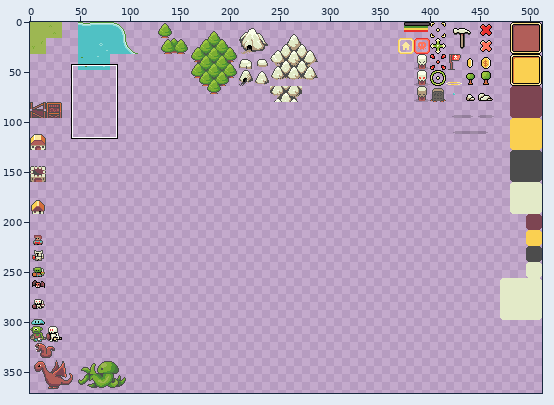
Edited in one commit: sprite sheet (TownRaiser/TownRaiser/TownRaiserContent/MainTileset.png). The first picture is a wide view before the edit; the outline marks the close-up.
Close-up. Earlier state:
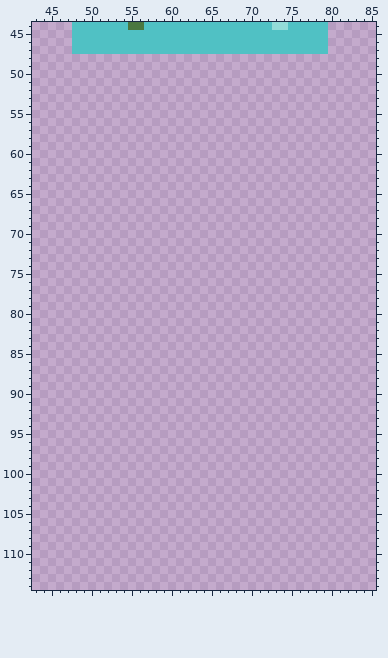
The file is 512x512 pixels. Colours within 5 levels of each other are drawn and written as one. Shown: x 43..85, y 44..114. The wide view leaves out empty margins.
Now the later version:
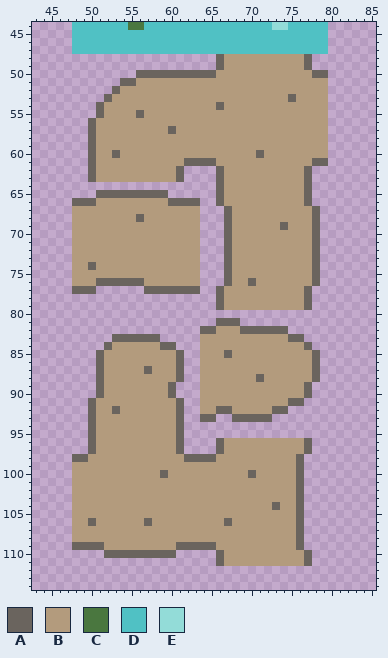
Palette (. is transparent): A #6a645e  B #b39b7d  C #4a773f  D #50c1c4  E #93dcd8
Change:
Changed rows in their new state; - is an unchanged pixel.
first column x 48:
 48 ------------------ABBBBBBBBBBA--
 49 ------------------ABBBBBBBBBBA--
 50 --------AAAAAAAAAABBBBBBBBBBBBAA
 51 ------AABBBBBBBBBBBBBBBBBBBBBBBB
 52 -----ABBBBBBBBBBBBBBBBBBBBBBBBBB
 53 ----ABBBBBBBBBBBBBBBBBBBBBBABBBB
 54 ---ABBBBBBBBBBBBBBABBBBBBBBBBBBB
 55 ---ABBBBABBBBBBBBBBBBBBBBBBBBBBB
 56 --ABBBBBBBBBBBBBBBBBBBBBBBBBBBBB
 57 --ABBBBBBBBBABBBBBBBBBBBBBBBBBBB
 58 --ABBBBBBBBBBBBBBBBBBBBBBBBBBBBB
 59 --ABBBBBBBBBBBBBBBBBBBBBBBBBBBBB
 60 --ABBABBBBBBBBBBBBBBBBBABBBBBBBB
 61 --ABBBBBBBBBBBAAAABBBBBBBBBBBBAA
 62 --ABBBBBBBBBBA----ABBBBBBBBBBA--
 63 --ABBBBBBBBBBA----ABBBBBBBBBBA--
 64 ------------------ABBBBBBBBBBA--
 65 ---AAAAAAAAA------ABBBBBBBBBBA--
 66 AAABBBBBBBBBAAAA--ABBBBBBBBBBA--
 67 BBBBBBBBBBBBBBBB---ABBBBBBBBBBA-
 68 BBBBBBBBABBBBBBB---ABBBBBBBBBBA-
 69 BBBBBBBBBBBBBBBB---ABBBBBBABBBA-
 70 BBBBBBBBBBBBBBBB---ABBBBBBBBBBA-
 71 BBBBBBBBBBBBBBBB---ABBBBBBBBBBA-
 72 BBBBBBBBBBBBBBBB---ABBBBBBBBBBA-
 73 BBBBBBBBBBBBBBBB---ABBBBBBBBBBA-
 74 BBABBBBBBBBBBBBB---ABBBBBBBBBBA-
 75 BBBBBBBBBBBBBBBB---ABBBBBBBBBBA-
 76 BBBAAAAAABBBBBBB---ABBABBBBBBBA-
 77 AAA------AAAAAAA--ABBBBBBBBBBA--
 78 ------------------ABBBBBBBBBBA--
 79 ------------------ABBBBBBBBBBA--
 81 ------------------AAA-----------
 82 ----------------AABBBAAAAAA-----
 83 -----AAAAAA-----BBBBBBBBBBBAA---
 84 ----ABBBBBBAA---BBBBBBBBBBBBBA--
 85 ---ABBBBBBBBBA--BBBABBBBBBBBBBA-
 86 ---ABBBBBBBBBA--BBBBBBBBBBBBBBA-
 87 ---ABBBBBABBBA--BBBBBBBBBBBBBBA-
 88 ---ABBBBBBBBBA--BBBBBBBABBBBBBA-
 89 ---ABBBBBBBBA---BBBBBBBBBBBBBA--
 90 ---ABBBBBBBBA---BBBBBBBBBBBBBA--
 91 --ABBBBBBBBBBA--BBBBBBBBBBBAA---
 92 --ABBABBBBBBBA--BBAABBBBBAA-----
 93 --ABBBBBBBBBBA--AA--AAAAA-------
 94 --ABBBBBBBBBBA------------------
 95 --ABBBBBBBBBBA------------------
 96 --ABBBBBBBBBBA----ABBBBBBBBBBA--
 97 --ABBBBBBBBBBA----ABBBBBBBBBBA--
 98 AABBBBBBBBBBBBAAAABBBBBBBBBBA---
 99 BBBBBBBBBBBBBBBBBBBBBBBBBBBBA---
100 BBBBBBBBBBBABBBBBBBBBBABBBBBA---
101 BBBBBBBBBBBBBBBBBBBBBBBBBBBBA---
102 BBBBBBBBBBBBBBBBBBBBBBBBBBBBA---
103 BBBBBBBBBBBBBBBBBBBBBBBBBBBBA---
104 BBBBBBBBBBBBBBBBBBBBBBBBBABBA---
105 BBBBBBBBBBBBBBBBBBBBBBBBBBBBA---
106 BBABBBBBBABBBBBBBBBABBBBBBBBA---
107 BBBBBBBBBBBBBBBBBBBBBBBBBBBBA---
108 BBBBBBBBBBBBBBBBBBBBBBBBBBBBA---
109 AAAABBBBBBBBBAAAAABBBBBBBBBBA---
110 ----AAAAAAAAA-----ABBBBBBBBBBA--
111 ------------------ABBBBBBBBBBA--
Where, in picture pixels (left, top, right, bottom), the same in both close-ups:
added: (72, 54, 328, 566)
